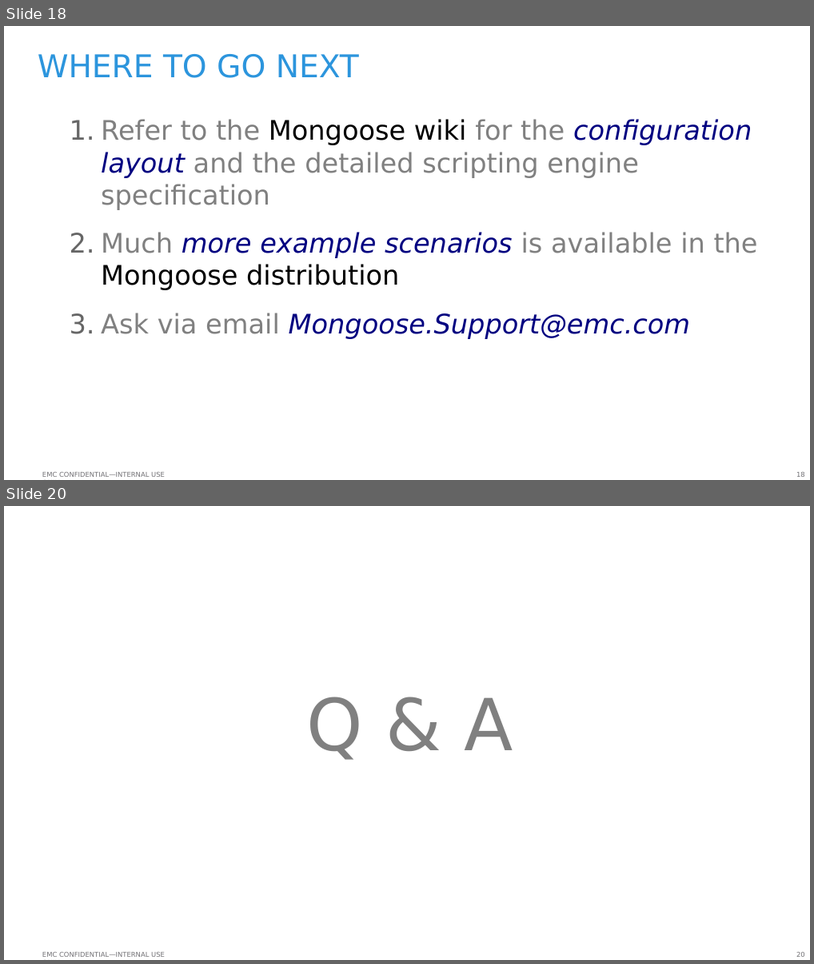
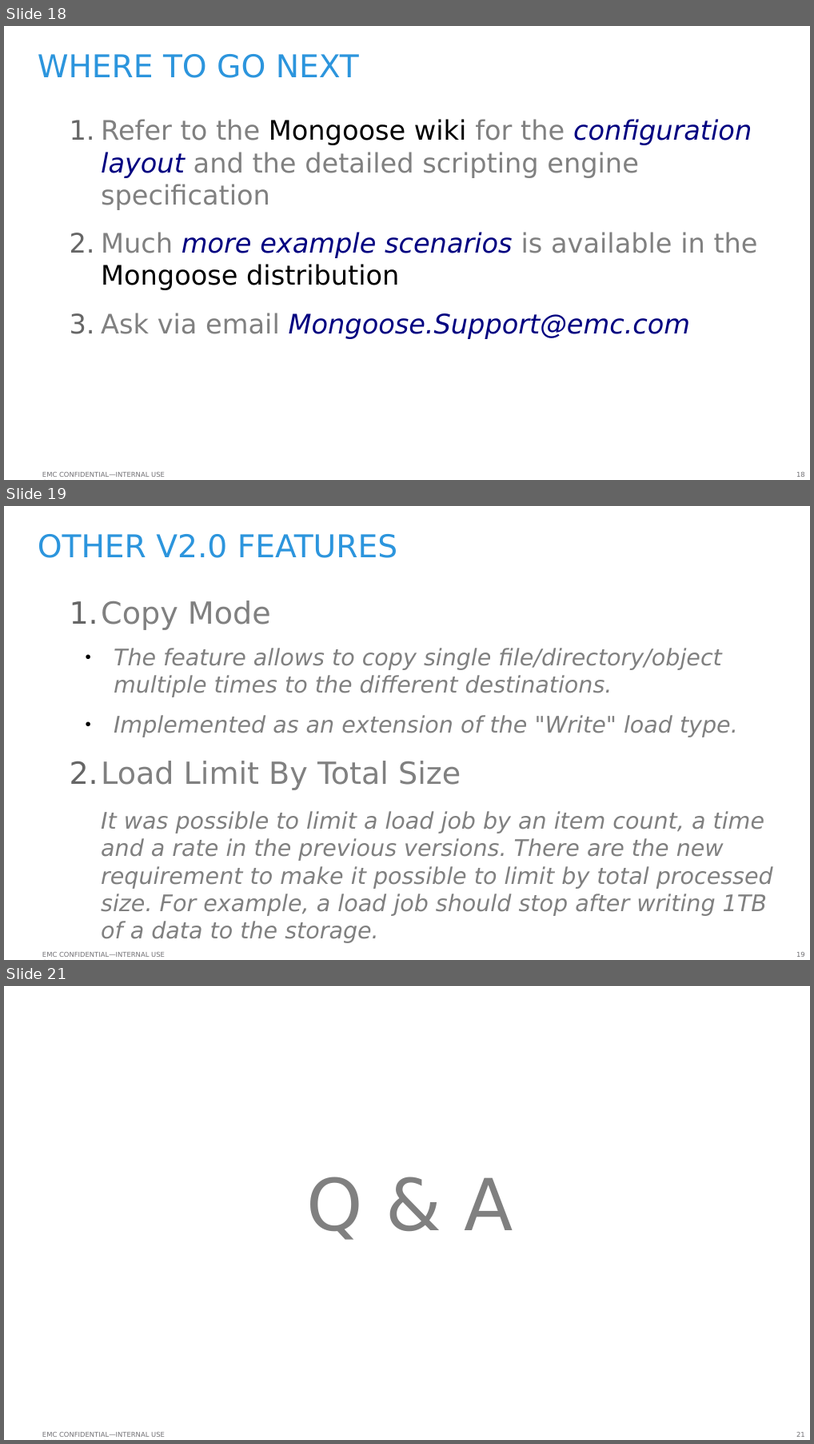
Before and after one commit to emc-mongoose/mongoose, a slide deck: doc/emcmongoosev2.odp. Shown one above the other, each under a label of ours: slides 18 and 20 before the commit, slides 18, 19 and 21 after it; the slides between them are not shown. The pictures are 814x964 and 814x1444 pixels, drawn with LibreOffice and Linux fonts; fonts in the diff are those of the drawing; background and template pictures are left out. Boxes give left, top, right and bottom in pixels: in the first picture for what was removed or moved away, otherwise in the second. Text is boxed around its words. In the diff, an @@ line names an element or a change of style, - is before the commit and + after.

```diff
--- a/doc/emcmongoosev2.odp
+++ b/doc/emcmongoosev2.odp
@@ slide 19 added at [4, 506, 810, 960], background #FFFFFF; not listed: 2 template elements that a slide beside it also shows @@
@@ title added at [38, 534, 398, 558], 28 pt, text #2C95DD @@
+OTHER V2.0 FEATURES
@@ text added at [70, 600, 774, 916], 20.4 pt, text #808080, italic @@
+1. Copy Mode
+  ● The feature allows to copy single file/directory/object multiple times to the different destinations.
+  ● Implemented as an extension of the "Write" load type.
+2. Load Limit By Total Size
+It was possible to limit a load job by an item count, a time and a rate in the previous versions. There are the new requirement to make it possible to limit by total processed size. For example, a load job should stop after writing 1TB of a data to the storage.
@@ what was slide 20 is now slide 21 @@
@@ page number at [797, 1432, 806, 1436]: text changed @@
-20
+21
```
Also in this commit, not shown: 2 slides changed, 2 other files.
